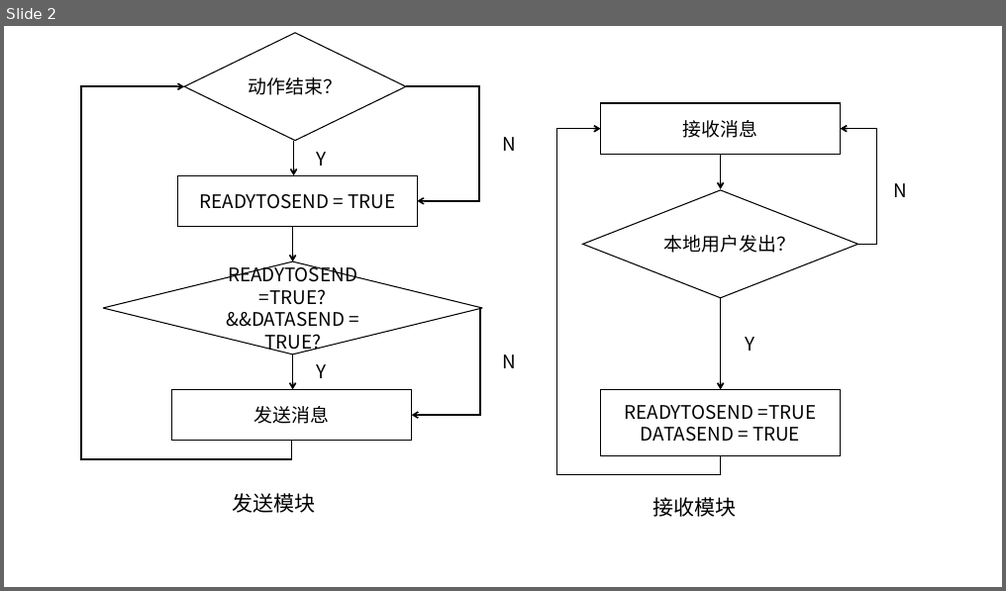
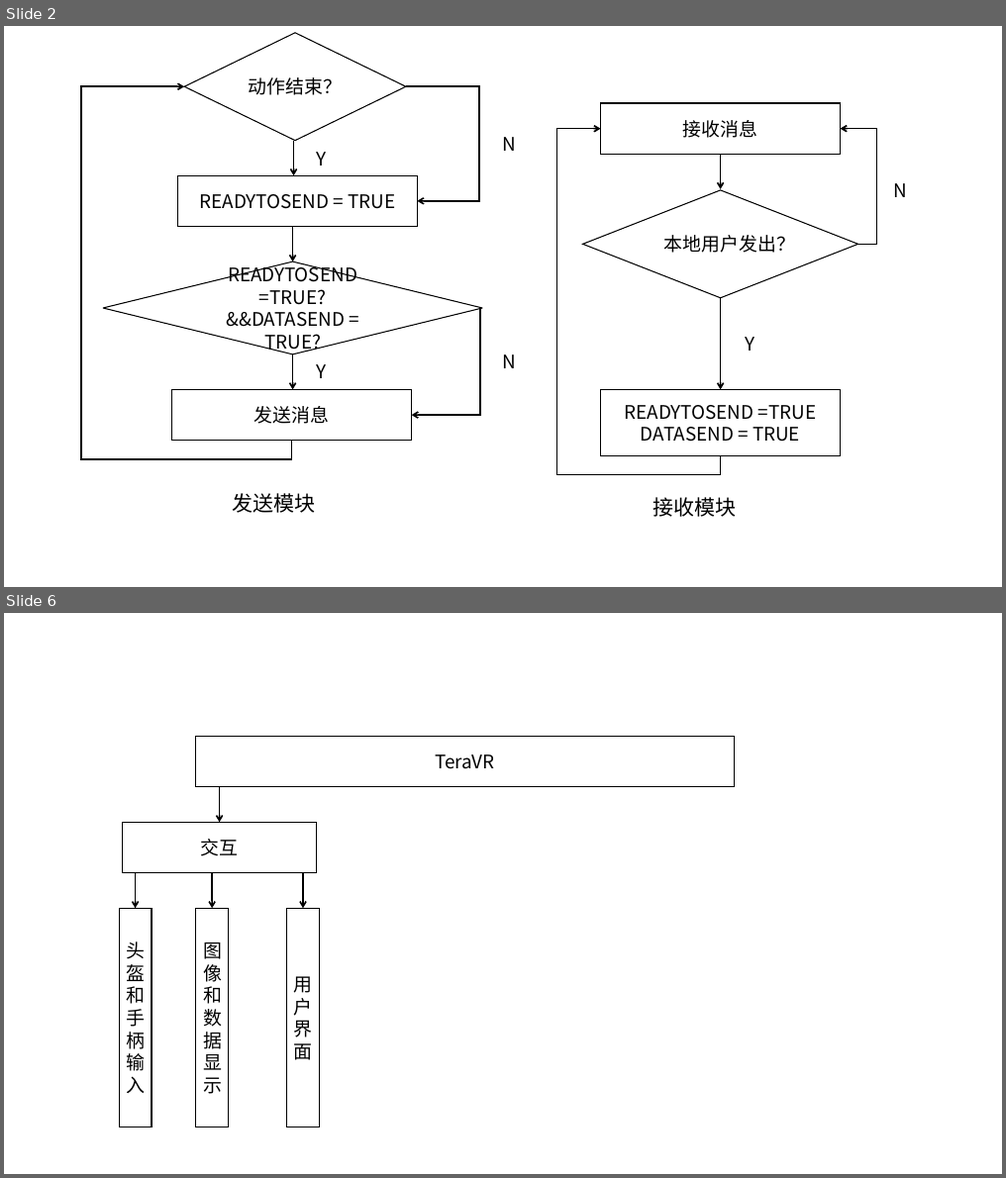
Before and after one commit to Ritchielambda/Paper, a slide deck: 研究生/论文图表.pptx. Shown one above the other, each under a label of ours: slide 2 before the commit, slides 2 and 6 after it; the slides between them are not shown. The pictures are 1006x591 and 1006x1178 pixels, drawn with LibreOffice and Linux fonts; fonts in the diff are those of the drawing. Boxes give left, top, right and bottom in pixels: in the first picture for what was removed or moved away, otherwise in the second. Text is boxed around its words. In the diff, an @@ line names an element or a change of style, - is before the commit and + after.

```diff
--- a/研究生/论文图表.pptx
+++ b/研究生/论文图表.pptx
@@ slide 6 added at <box>4,613,1002,1174</box>, background #FFFFFF @@
@@ rectangle added at <box>196,737,734,787</box>, fill #FFFFFF, outline #000000 1 pt, 18 pt, text #000000 @@
+TeraVR
@@ arrow added from (220, 787) to (220, 822), #000000 1.5 pt @@
@@ rectangle added at <box>122,822,317,872</box>, fill #FFFFFF, outline #000000 1 pt, 18 pt, text #000000 @@
+交互
@@ arrow added from (135, 873) to (135, 908), #000000 1.5 pt @@
@@ arrow added from (212, 873) to (212, 908), #000000 1.5 pt @@
@@ arrow added from (303, 873) to (303, 908), #000000 1.5 pt @@
@@ rectangle added at <box>119,908,152,1128</box>, fill #FFFFFF, outline #000000 1 pt, 18 pt, text #000000 @@
+头盔和手柄输入
@@ rectangle added at <box>196,908,229,1128</box>, fill #FFFFFF, outline #000000 1 pt, 18 pt, text #000000 @@
+图像和数据显示
@@ rectangle added at <box>287,908,320,1128</box>, fill #FFFFFF, outline #000000 1 pt, 18 pt, text #000000 @@
+用户界面
```
Also in this commit, not shown: 4 other slides added, 13 other files.
